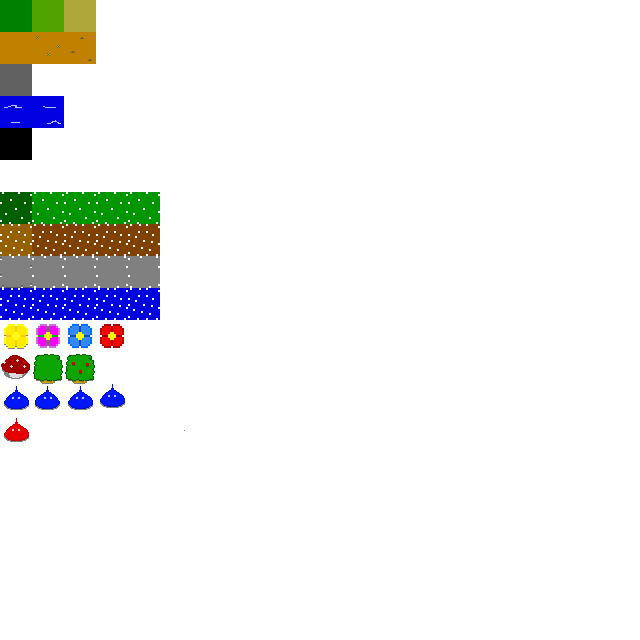
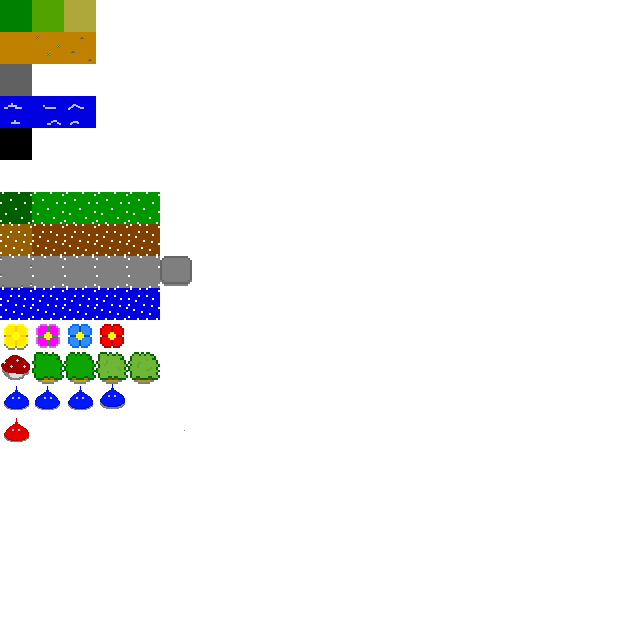
Layered file, before and after one edit (640x640). Changes by layer:
painted on "Background" over 2, 96, 192, 409
